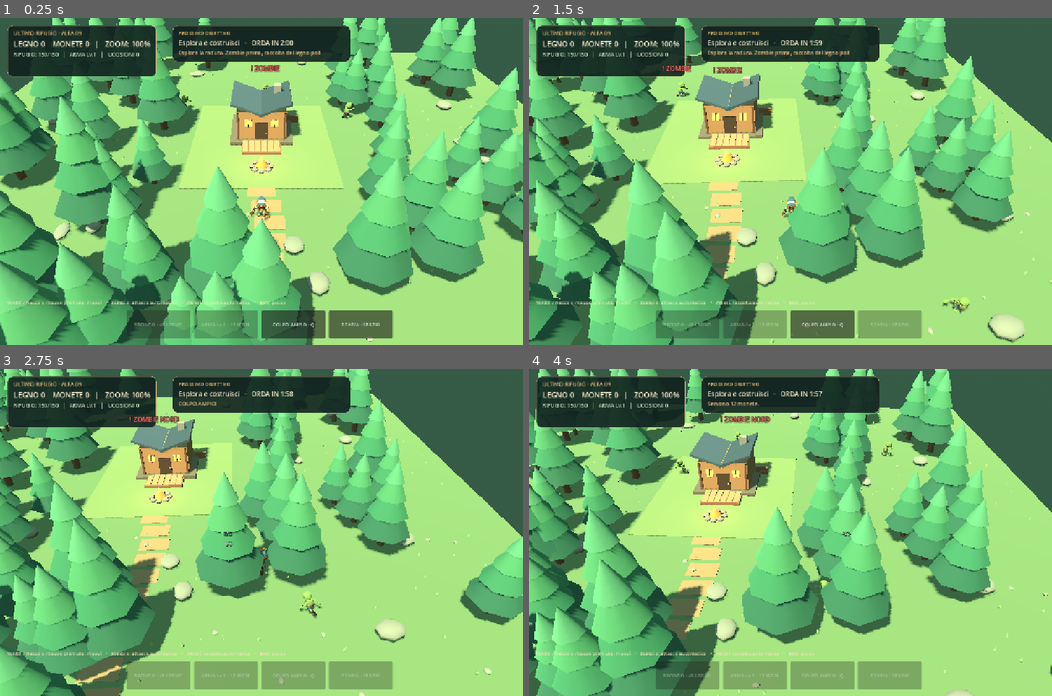
Above: before the commit, frames 1-4 (two rows, left to right).
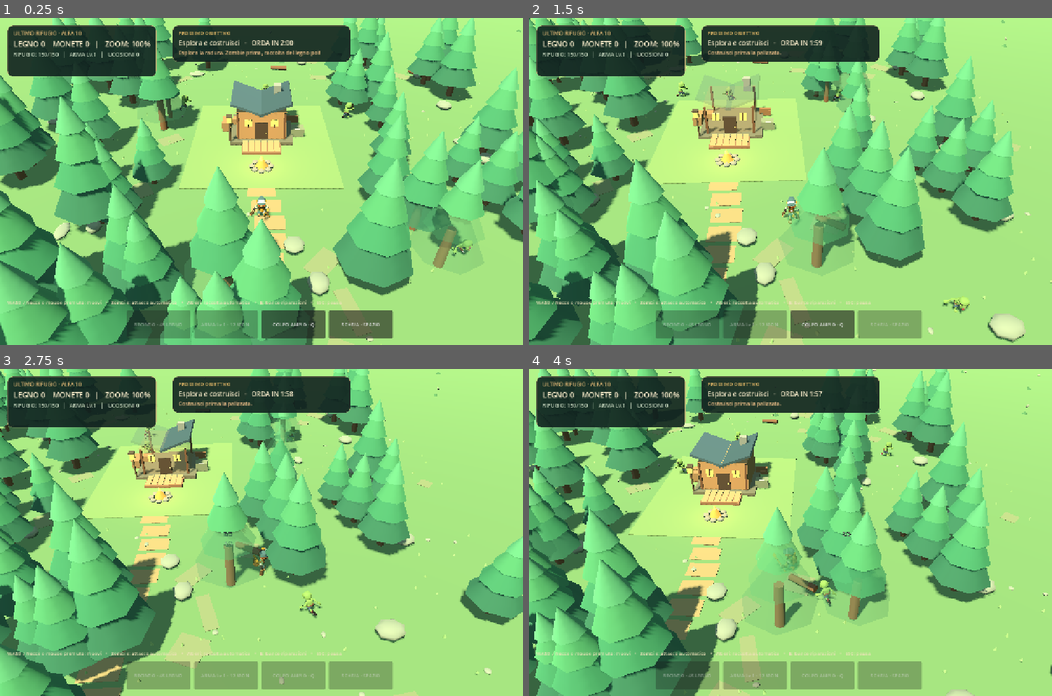
Above: after the commit, the same moments.

Repository: p2vvvjz8rh-commits/ultimo-rifugio
Game: Godot game, scene res://scenes/World.tscn
Same seed, same stepped clock (60 frames per second), same inputs: the game is played once before the commit and once after it.
Inputs (mouse positions are in pixels of both pictures, inside the frame that each line leads up to):
- Up to frame 1 (0.25 s): no input
- Up to frame 2 (1.5 s): tap Enter at 0.5 s; move the mouse to (905, 165) at 0.52 s; hold D 0.53-1.28 s; tap E at 0.6, 1.35 s; click (905, 165) at 0.67 s; tap Space at 0.77 s; move the mouse to (685, 197) at 1.27 s; hold S from 1.28 s (still down); click (685, 197) at 1.42 s
- Up to frame 3 (2.75 s): tap Space at 1.52 s; move the mouse to (313, 460) at 2.02 s; release S at 2.03 s; hold D from 2.03 s (still down); tap Q at 2.1 s; click (313, 460) at 2.17 s; tap E at 2.3 s
- Up to frame 4 (4 s): move the mouse to (764, 597) at 2.77 s; release D at 2.78 s; hold W 2.78-3.53 s; tap B at 2.85 s; click (764, 597) at 2.92 s; tap Space at 3.02, 3.77 s; tap E at 3.05, 3.8 s; move the mouse to (947, 581) at 3.52 s; hold A from 3.53 s (still down); tap U at 3.6 s; click (947, 581) at 3.67 s

The runs differ from the first frame. In frame 1, 8.9% of the frame differs, in the area x 0-100%, y 0-100%; in frame 2, 12%; in frame 3, 15%; in frame 4, 13%.

Commit message:
Alfa 10: trasparenza intelligente, ambiente e banco riparazioni

Diff:
--- a/scripts/world.gd
+++ b/scripts/world.gd
@@ -1,5 +1,5 @@
 extends Node3D
-## ALFA 09 - zoom, salute individuale e segnalazione delle minacce.
+## ALFA 10 - visibilita intelligente, dettagli e banco di riparazione.
 ## Asset e animazioni Quaternius glTF, senza conversione in sprite.
 
 const FENCE_COST := 45
@@ -8,6 +8,8 @@
 const WORLD_HALF := 22.0
 const WALL_HP_MAX := 90.0
 const GATE_HP_MAX := 110.0
+const BENCH_REPAIR_COST := 8
+const BENCH_REPAIR_AMOUNT := 42.0
 
 var rng := RandomNumberGenerator.new()
 var materials := {}
@@ -53,6 +55,15 @@
 var save_time: float = 0.0
 var last_mouse_button: bool = false
 var current_gate_open := 0.0
+var occluders: Array[MeshInstance3D] = []
+var occlusion_targets: Dictionary = {}
+var occlusion_alpha: Dictionary = {}
+var occlusion_originals: Dictionary = {}
+var occlusion_materials: Dictionary = {}
+var occlusion_scan_timer: float = 0.0
+var repair_bench: Node3D
+var repair_bench_label: Label3D
+var bench_hint_time: float = 0.0
 
 func _ready() -> void:
     rng.seed = 20261114
@@ -60,6 +71,7 @@
     _create_ground()
     _create_cabin()
     _create_forest()
+    _decorate_world()
     _create_hero()
     _create_camera()
     _create_hud()
@@ -84,7 +96,8 @@
     _update_gate(delta)
     _update_camera(delta)
     _update_hud()
-    _update_enemy_indicators()
+    _update_occlusion(delta)
+    bench_hint_time = maxf(0.0, bench_hint_time - delta)
     noise_spawn_cooldown = maxf(0.0, noise_spawn_cooldown - delta)
     wall_warning_time = maxf(0.0, wall_warning_time - delta)
     enemies = enemies.filter(func(enemy): return is_instance_valid(enemy))
@@ -107,6 +120,9 @@
             KEY_B:
                 if not paused:
                     _build_or_repair()
+            KEY_E:
+                if not paused:
+                    _use_repair_bench()
             KEY_U:
                 if not paused:
                     _upgrade_weapon()
@@ -213,7 +229,8 @@
     var ground := StaticBody3D.new()
     ground.name = "Terreno"
     add_child(ground)
-    _box(ground, "Prato", Vector3(0, -0.22, 0), Vector3(48, 0.4, 48), "#628657")
+    # Piano visivo piu ampio della zona giocabile: il confine non appare come un precipizio.
+    _box(ground, "Prato", Vector3(0, -0.22, 0), Vector3(108, 0.4, 108), "#628657")
     var collider := CollisionShape3D.new()
     var box_shape := BoxShape3D.new()
     box_shape.size = Vector3(48, 0.4, 48)
@@ -272,6 +289,43 @@
     flame_light.light_energy = 0.5
     flame_light.omni_range = 6.0
     base.add_child(flame_light)
+    # Oggetti di scena per dare al rifugio un aspetto abitato.
+    for i in range(3):
+        _box(base,"Cassa_rifornimenti_%d" % i,Vector3(-2.8 + float(i%2)*0.8,.38,-.8+float(i/2)*.7),Vector3(.68,.72,.68),"#98734f")
+    _box(base,"Baule_medico",Vector3(2.8,.36,.8),Vector3(1.0,.72,.72),"#7b8166")
+    _box(base,"Etichetta_baule",Vector3(2.8,.76,1.17),Vector3(.42,.07,.03),"#d7ddd1")
+    _cone(base,"Lanterna_palo",Vector3(-2.35,1.10,2.25),.07,2.0,"#574b39",.07)
+    _box(base,"Lanterna",Vector3(-2.35,2.06,2.25),Vector3(.36,.46,.36),"#f4c76f")
+    _box(base,"Lanterna_cappello",Vector3(-2.35,2.34,2.25),Vector3(.45,.12,.45),"#504638")
+    _register_occluders(base)
+
+func _decorate_world() -> void:
+    # Rocce, ciuffi, terra smossa e tronchi statici: nessuna nuova meccanica.
+    for i in range(76):
+        var x: float = rng.randf_range(-48.0,48.0)
+        var z: float = rng.randf_range(-48.0,48.0)
+        if absf(x) < 8.0 and z > -11.0 and z < 8.0:
+            continue
+        if rng.randf() < .42:
+            _rock(self,"Roccia_di_sfondo",Vector3(x,.12,z),Vector3(rng.randf_range(.22,.65),rng.randf_range(.2,.4),rng.randf_range(.22,.70)),"#858d7a")
+        else:
+            var t := _cone(self,"Macchia_bassa",Vector3(x,.15,z),rng.randf_range(.20,.43),rng.randf_range(.27,.50),"#4a7950")
+            t.rotation.z = rng.randf_range(-.3,.3)
+    for i in range(27):
+        var x: float = rng.randf_range(-21.0,21.0)
+        var z: float = rng.randf_range(-21.0,21.0)
+        if absf(x) < 6.8 and z > -10.0 and z < 5.5:
+            continue
+        var patch := _box(self,"Terra_smotata",Vector3(x,-.005,z),Vector3(rng.randf_range(.9,2.5),.024,rng.randf_range(.7,1.8)),"#788360")
+        patch.rotation.y = rng.randf_range(0,TAU)
+    for i in range(8):
+        var x: float = rng.randf_range(-18.0,18.0)
+        var z: float = rng.randf_range(-18.0,18.0)
+        if absf(x) < 7.5 and z > -10.0 and z < 7.0:
+            continue
+        var log_mesh := _cone(self,"Tronco_caduto",Vector3(x,.20,z),.22,1.7,"#78533b",.20)
+        log_mesh.rotation.z = PI * 0.5
+        log_mesh.rotation.y = rng.randf_range(0.0,TAU)
 
 func _create_forest() -> void:
     # Alberi ravvicinati rigenerabili per testare la raccolta; altri intorno alla radura.
@@ -306,6 +360,7 @@
     var stump := _cone(self,"Ceppo",Vector3(x,.14,z),.30 * scale_factor,.3,"#9e784e", .30 * scale_factor)
     stump.visible = false
     trees.append({"node":tree,"stump":stump,"hp":3,"regrow_at":0.0,"harvestable":harvestable})
+    _register_occluders(tree)
 
 func _create_hero() -> void:
     hero = preload("res://scripts/survivor.gd").new()
@@ -490,9 +545,80 @@
         show_message("Palizzata già integra.", 1.7)
     _save_progress()
 
+func _create_repair_bench() -> void:
+    if repair_bench != null and is_instance_valid(repair_bench):
+        repair_bench.queue_free()
+    repair_bench = Node3D.new()
+    repair_bench.name = "Banco_di_riparazione"
+    repair_bench.position = Vector3(-3.65,0.0,1.65)
+    add_child(repair_bench)
+    _box(repair_bench,"Banco_piano",Vector3(0.0,1.02,0.0),Vector3(1.8,.16,.92),"#946840")
+    for x in [-.73,.73]:
+        for z in [-.32,.32]:
+            _box(repair_bench,"Banco_gamba",Vector3(x,.50,z),Vector3(.17,1.0,.17),"#65462c")
+    _box(repair_bench,"Cassetta_attrezzi",Vector3(-.48,1.23,0.0),Vector3(.55,.25,.42),"#54676a")
+    _box(repair_bench,"Martello_impugnatura",Vector3(.31,1.2,0.0),Vector3(.10,.13,.55),"#7f5940")
+    _box(repair_bench,"Martello_testa",Vector3(.31,1.3,-.22),Vector3(.36,.15,.16),"#909593")
+    repair_bench_label = Label3D.new()
+    repair_bench_label.name = "Istruzione_riparazione"
+    repair_bench_label.position = Vector3(0.0,1.95,0.0)
+    repair_bench_label.billboard = BaseMaterial3D.BILLBOARD_ENABLED
+    repair_bench_label.no_depth_test = true
+    repair_bench_label.font_size = 30
+    repair_bench_label.pixel_size = .007
+    repair_bench_label.outline_size = 6
+    repair_bench_label.text = "BANCO RIPARAZIONI"
+    repair_bench.add_child(repair_bench_label)
+    _register_occluders(repair_bench)
+
+func _use_repair_bench() -> void:
+    if not stockade_built or repair_bench == null or not is_instance_valid(repair_bench):
+        show_message("Costruisci prima la palizzata.",1.8)
+        return
+    if hero.global_position.distance_to(repair_bench.global_position) > 2.6:
+        show_message("Avvicinati al banco per riparare con E.",2.0)
+        return
+    var most_damaged: Dictionary = {}
+    var missing: float = 0.0
+    for section in wall_segments:
+        var loss: float = WALL_HP_MAX - float(section["hp"])
+        if loss > missing:
+            missing = loss
+            most_damaged = section
+    var gate_loss: float = GATE_HP_MAX - gate_hp
+    if missing <= 0.0 and gate_loss <= 0.0:
+        show_message("Palizzata e cancello integri.",1.8)
+        return
+    if wood < BENCH_REPAIR_COST:
+        show_message("Per riparare servono %d legno." % BENCH_REPAIR_COST,2.0)
+        return
+    wood -= BENCH_REPAIR_COST
+    if gate_loss > missing:
+        gate_hp = minf(GATE_HP_MAX,gate_hp + BENCH_REPAIR_AMOUNT)
+        gate_broken = gate_hp <= 0.0
+        if is_instance_valid(gate_indicator):
+            gate_indicator.visible = gate_hp < GATE_HP_MAX * 0.5
+            gate_indicator.text = "CANCELLO %d/%d" % [ceili(gate_hp),int(GATE_HP_MAX)]
+        show_message("Cancello riparato: +%d salute." % int(BENCH_REPAIR_AMOUNT),2.0)
+    else:
+        var repaired: float = minf(WALL_HP_MAX,float(most_damaged["hp"]) + BENCH_REPAIR_AMOUNT)
+        most_damaged["hp"] = repaired
+        var collider: CollisionShape3D = most_damaged["collider"]
+        collider.set_deferred("disabled",false)
+        for mesh in most_damaged["visuals"]:
+            if is_instance_valid(mesh):
+                mesh.visible = true
+        var indicator: Label3D = most_damaged["indicator"]
+        indicator.visible = repaired < WALL_HP_MAX * .5
+        indicator.text = "MURO %d/%d" % [ceili(repaired),int(WALL_HP_MAX)]
+        show_message("Riparato %s: +%d salute." % [str(most_damaged["name"]),int(BENCH_REPAIR_AMOUNT)],2.0)
+    _save_progress()
+
 func _build_stockade() -> void:
     if fence_root != null and is_instance_valid(fence_root):
         fence_root.queue_free()
+    if repair_bench != null and is_instance_valid(repair_bench):
+        repair_bench.queue_free()
     wall_segments.clear()
     fence_root = Node3D.new()
     fence_root.name = "Palizzata_automatica"
@@ -547,6 +673,8 @@
     gate_right_collision = _gate_collision(gate_right, "Collider_anta_destra", Vector3(-.53,1.03,0.0))
     gate_indicator = _create_defense_indicator(fence_root,Vector3(0.0,3.0,4.0))
     _sync_gate_collision(false)
+    _create_repair_bench()
+    _register_occluders(fence_root)
 
 func _wall_collision(title: String, center: Vector3, size: Vector3) -> void:
     var body := StaticBody3D.new()
@@ -790,7 +918,7 @@
     root.add_child(left)
     var left_vbox := VBoxContainer.new()
     left.add_child(left_vbox)
-    _label(left_vbox,"ULTIMO RIFUGIO · ALFA 09",13,Color("#e6bb77"))
+    _label(left_vbox,"ULTIMO RIFUGIO · ALFA 10",13,Color("#e6bb77"))
     top_hud = _label(left_vbox,"VITA 100/100    LEGNO 0    MONETE 0",18,Color("#fff1cf"))
     info_hud = _label(left_vbox,"Rifugio: 150/150",13,Color("#c2d2ba"))
     var objective_panel := PanelContainer.new()
@@ -826,22 +954,7 @@
     special_button.pressed.connect(func(): hero.special_attack())
     dodge_button = _button(bottom,"SCHIVA · SPAZIO")
     dodge_button.pressed.connect(func(): hero.dash())
-    enemy_indicator_root = Control.new()
-    enemy_indicator_root.set_anchors_preset(Control.PRESET_FULL_RECT)
-    enemy_indicator_root.mouse_filter = Control.MOUSE_FILTER_IGNORE
-    root.add_child(enemy_indicator_root)
-    for i in range(12):
-        var indicator := Label.new()
-        indicator.text = "! ZOMBIE"
-        indicator.add_theme_font_size_override("font_size",16)
-        indicator.add_theme_color_override("font_color",Color("#ff7968"))
-        indicator.add_theme_color_override("font_outline_color",Color("#271518"))
-        indicator.add_theme_constant_override("outline_size",5)
-        indicator.visible = false
-        indicator.mouse_filter = Control.MOUSE_FILTER_IGNORE
-        enemy_indicator_root.add_child(indicator)
-        enemy_indicators.append(indicator)
-    var guide := _label(root,"WASD / frecce o mouse premuto: muovi   •   Zombie: attacco automatico   •   Alberi: raccolta automatica   •   ESC: pausa",12,Color("#f0e3bb"))
+    var guide := _label(root,"WASD / frecce o mouse premuto: muovi   •   Zombie: attacco automatico   •   Alberi: raccolta automatica   •   E: banco riparazioni   •   ESC: pausa",12,Color("#f0e3bb"))
     guide.anchor_top = 1.0
     guide.anchor_bottom = 1.0
     guide.offset_left = 18
@@ -872,32 +985,78 @@
     upgrade_button.disabled = coins < cost or weapon_level >= 4
     special_button.disabled = hero.special_cooldown > 0.0
     dodge_button.disabled = hero.dash_cooldown > 0.0
-
-func _update_enemy_indicators() -> void:
-    if enemy_indicator_root == null:
-        return
-    var counter := 0
-    var view_size: Vector2 = get_viewport().get_visible_rect().size
-    for enemy in enemies:
-        if counter >= enemy_indicators.size():
-            break
-        if not is_instance_valid(enemy) or enemy.defeated:
+    if is_instance_valid(repair_bench_label):
+        var close_to_bench: bool = hero.global_position.distance_to(repair_bench.global_position) < 2.6
+        repair_bench_label.text = "E  RIPARA (%d LEGNO)" % BENCH_REPAIR_COST if close_to_bench else "BANCO RIPARAZIONI"
+
+func _register_occluders(node: Node) -> void:
+    # Ogni mesh e indipendente: il tetto puo svanire senza cancellare la casa.
+    if node is MeshInstance3D:
+        var mesh: MeshInstance3D = node as MeshInstance3D
+        if mesh.mesh != null and mesh.material_override is StandardMaterial3D:
+            occluders.append(mesh)
+    for child in node.get_children():
+        _register_occluders(child)
+
+func _update_occlusion(delta: float) -> void:
+    # Scansiona a intervalli per non ripetere ogni controllo a ogni frame.
+    occlusion_scan_timer -= delta
+    if occlusion_scan_timer <= 0.0:
+        occlusion_scan_timer = 0.14
+        occlusion_targets.clear()
+        var characters: Array[Vector3] = [hero.global_position + Vector3.UP * 1.15]
+        for enemy in enemies:
+            if is_instance_valid(enemy) and not enemy.defeated:
+                if characters.size() >= 19:
+                    break
+                characters.append(enemy.global_position + Vector3.UP * 1.1)
+        var eye: Vector3 = camera.global_position
+        for mesh in occluders:
+            if not is_instance_valid(mesh) or not mesh.visible:
+                continue
+            var local_eye: Vector3 = mesh.global_transform.affine_inverse() * eye
+            var bounds: AABB = mesh.get_aabb()
+            var id: int = mesh.get_instance_id()
+            for point in characters:
+                if camera.is_position_behind(point):
+                    continue
+                var local_target: Vector3 = mesh.global_transform.affine_inverse() * point
+                var direction: Vector3 = local_target - local_eye
+                # Evita di sbiadire la mesh sulla quale si trova il bersaglio.
+                if direction.length_squared() < .04:
+                    continue
+                if bounds.intersects_segment(local_eye,local_target) != null:
+                    occlusion_targets[id] = true
+                    break
+    # La transizione resta fluida anche tra due scansioni.
+    for mesh in occluders:
+        if not is_instance_valid(mesh):
             continue
-        # Solo gli zombie oltre la parete posteriore, che altrimenti vengono coperti.
-        if enemy.global_position.z > -7.6 or absf(enemy.global_position.x) > 7.5:
-            continue
-        var marker: Label = enemy_indicators[counter]
-        counter += 1
-        var target: Vector3 = enemy.global_position + Vector3(0.0,2.8,0.0)
-        if camera.is_position_behind(target):
-            marker.visible = false
-            continue
-        var screen: Vector2 = camera.unproject_position(target)
-        marker.position = Vector2(clampf(screen.x - 36.0, 12.0, view_size.x-100.0),clampf(screen.y-12.0, 112.0,view_size.y-96.0))
-        marker.text = "! ZOMBIE" if screen.y >= 118.0 else "! ZOMBIE NORD"
-        marker.visible = true
-    for i in range(counter, enemy_indicators.size()):
-        enemy_indicators[i].visible = false
+        var id: int = mesh.get_instance_id()
+        var desired: float = .24 if occlusion_targets.has(id) else 1.0
+        var previous: float = float(occlusion_alpha.get(id,1.0))
+        var current: float = move_toward(previous,desired,delta * 3.6)
+        if current >= .999:
+            if occlusion_originals.has(id):
+                mesh.material_override = occlusion_originals[id]
+                occlusion_originals.erase(id)
+                occlusion_materials.erase(id)
+            occlusion_alpha.erase(id)
+        else:
+            if not occlusion_materials.has(id):
+                var source: StandardMaterial3D = mesh.material_override as StandardMaterial3D
+                if source == null:
+                    continue
+                occlusion_originals[id] = source
+                var transparent: StandardMaterial3D = source.duplicate() as StandardMaterial3D
+                transparent.transparency = BaseMaterial3D.TRANSPARENCY_ALPHA
+                mesh.material_override = transparent
+                occlusion_materials[id] = transparent
+            var material: StandardMaterial3D = occlusion_materials[id]
+            var tint: Color = material.albedo_color
+            tint.a = current
+            material.albedo_color = tint
+            occlusion_alpha[id] = current
 
 func show_message(message: String, duration: float = 2.5) -> void:
     if notify_hud == null:
